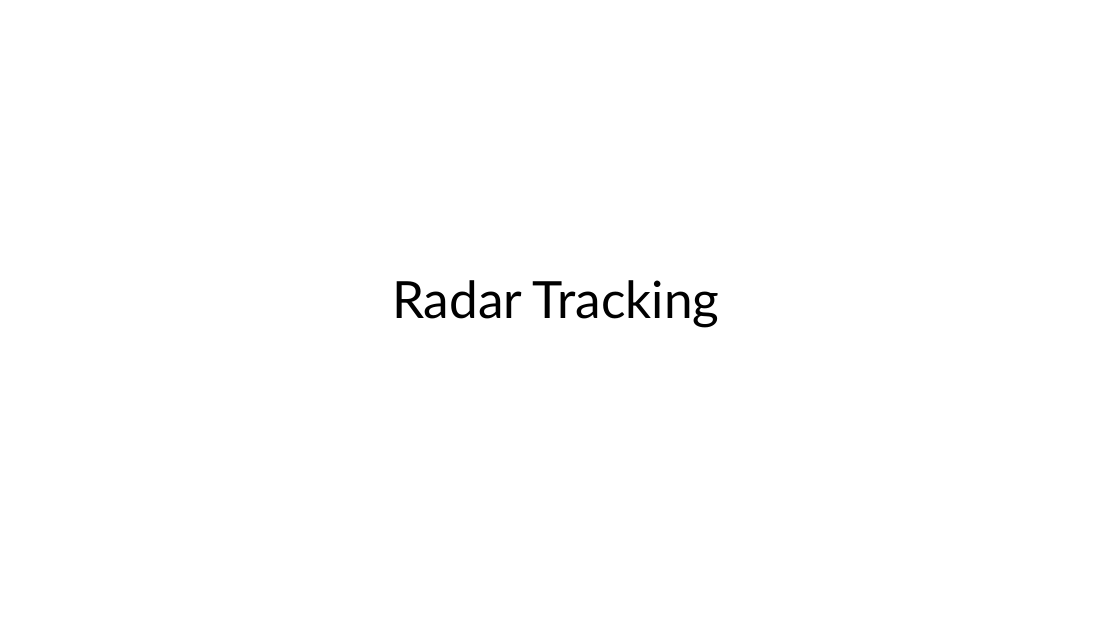
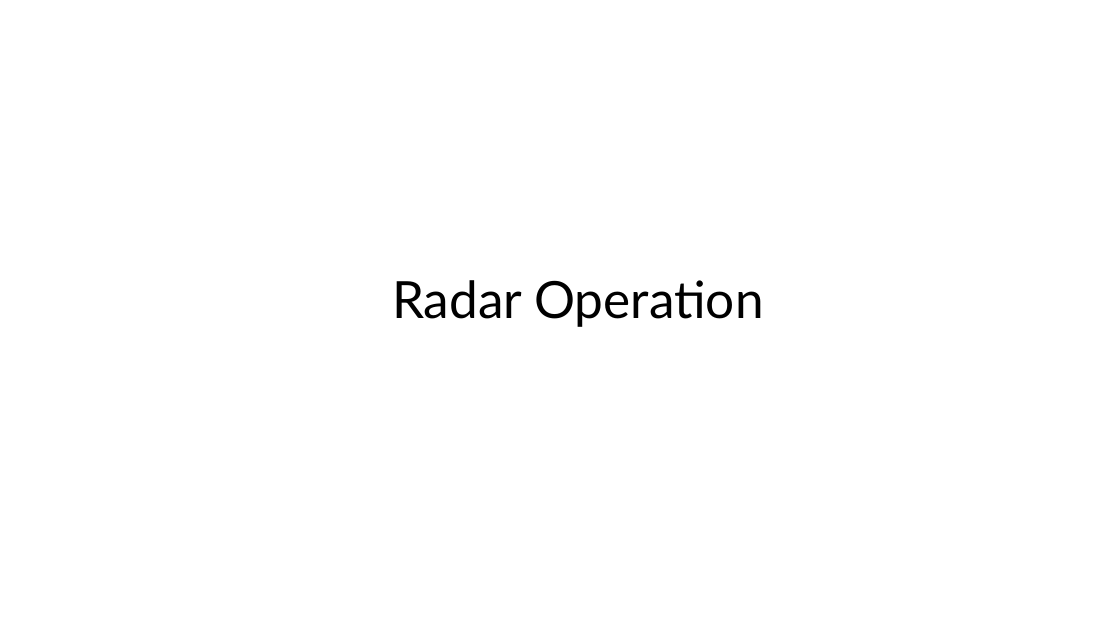
Before and after one commit to jeremyjestel/apogee, a slide deck: slide 20 of docs/Apogee_Progession.pptx (slide 18 before the commit). Drawn at 1120x630 pixels with LibreOffice and Linux fonts; fonts in the diff are those of the drawing. Boxes give left, top, right and bottom in pixels: in the first picture for what was removed or moved away, otherwise in the second. Text is boxed around its words. In the diff, an @@ line names an element or a change of style, - is before the commit and + after.

```diff
--- a/docs/Apogee_Progession.pptx
+++ b/docs/Apogee_Progession.pptx
@@ title at [392, 280, 763, 327]: text changed @@
-Radar Tracking
+Radar Operation
```
Also in this commit, not shown: 1 other slide changed, 3 slides added, 44 other files.
